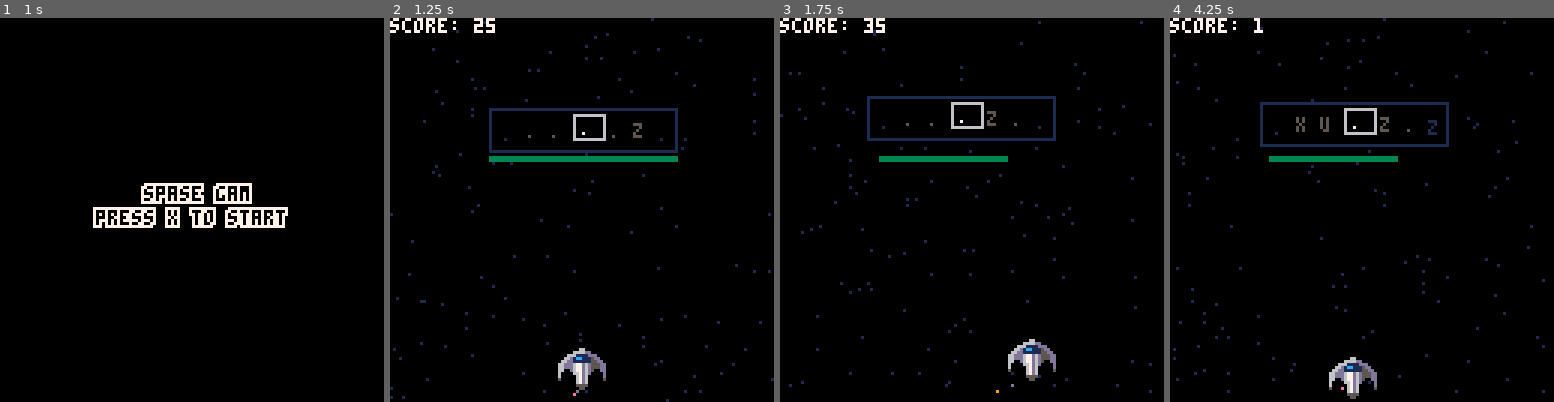
Above: before the commit, frames 1-4 (left to right).
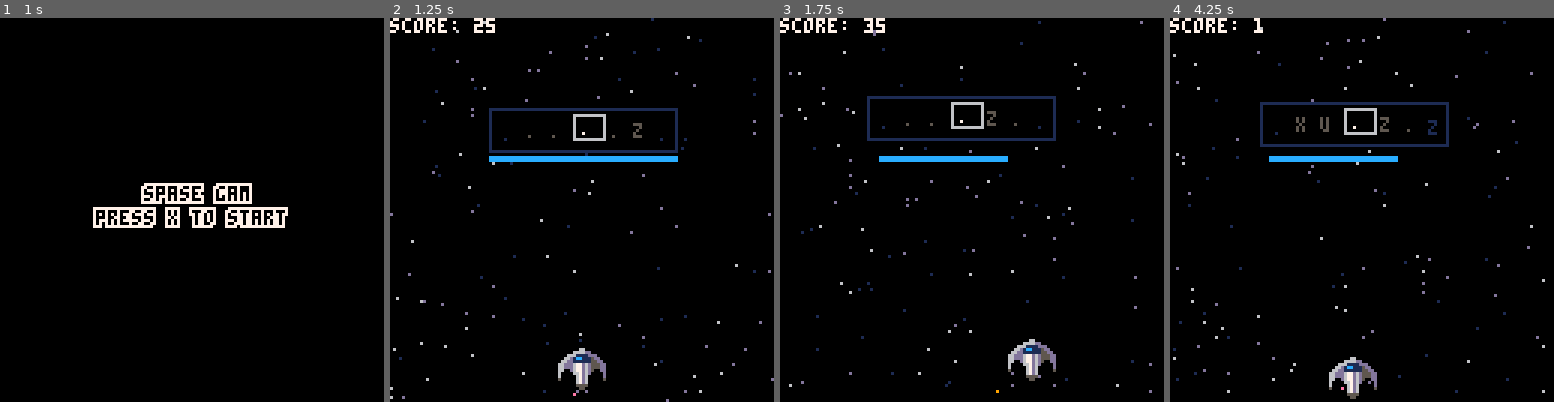
Above: after the commit, the same moments.

Repository: ryanford/EDM-Blastoff
Game: PICO-8 cartridge rhythm-game.p8
The game is run twice, just before and just after one commit, with the same random seed, the same clock (stepped at 60 frames per second) and the same inputs.
Inputs:
- Up to frame 1 (1 s): tap X (X key) at 0.33 s; tap O (Z key) at 0.7 s
- Up to frame 2 (1.25 s): tap X (X key) at 1.07 s
- Up to frame 3 (1.75 s): hold Right from 1.6 s (still down); tap O (Z key) at 1.7 s
- Up to frame 4 (4.25 s): tap X (X key) at 1.85, 2.97, 4.08 s; release Right at 2.1 s; tap O (Z key) every 0.4 s from 2.1 to 4.1 s; hold Up 2.15-2.42 s; hold Right 2.47-3.03 s; hold Left 3.08-3.58 s; hold Right from 4.02 s (still down)

Frame 1 is identical in both runs. In frame 2, 1.2% of the frame differs, in the area x 0-100%, y 0-100%; in frame 3, 1.0%; in frame 4, 1.0%.

Commit message:
Add variable star colors

Diff:
--- a/rhythm-game.p8
+++ b/rhythm-game.p8
@@ -52,10 +52,12 @@
   fireworks = {}
   prop = {}
   powerups = {}
+  star_colors={1,6,13}
   for i=1,128 do
     add(stars,{
       x = rnd(128),
       y = rnd(128),
+      col = star_colors[flr(rnd(3))+1],
       s = rnd(2)+1
     })
   end
@@ -356,7 +358,7 @@
 
 function draw_stars()
   foreach(stars,function(s)
-    pset(s.x + m_x ,s.y + m_y , 1)
+    pset(s.x + m_x ,s.y + m_y , s.col)
   end)
 end
 
@@ -583,7 +585,11 @@
 end
 
 function draw_powermeter()
-  rectfill(33,46,37+(p.power*58/3),47,3)
+  if p.power<=1.5 then
+    rectfill(33,46,37+(p.power*58/3),47,2)
+  else
+    rectfill(33,46,37+(p.power*58/3),47,12)
+  end
 end
 
 loops = 0
@@ -612,7 +618,7 @@
 function draw_score()
   print("score: " .. flr(score),0,0,7)
   if streak > 10 then
-    print("streak: " .. streak,0,8,5)
+    print("streak: " .. streak,0,8,1)
   end
 end
 
